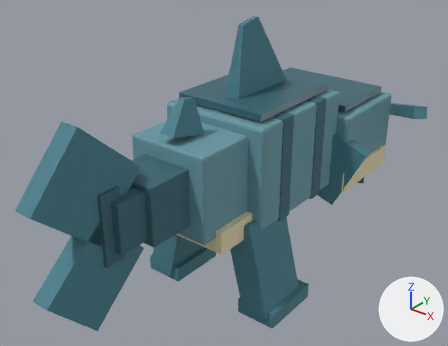
The glTF model public/models/pets/catfish.glb: old version first, new version second.
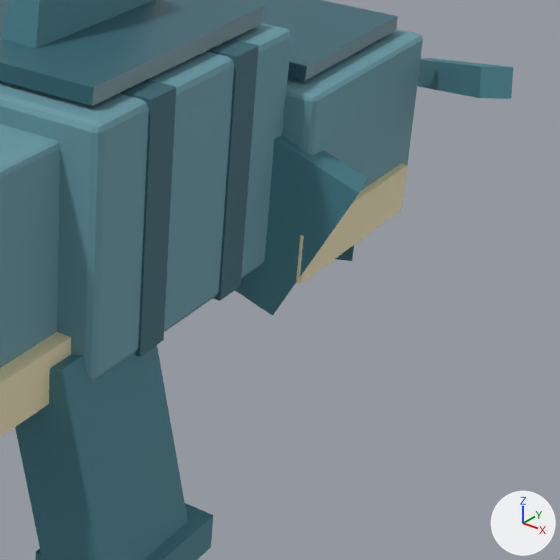
Each version is shown whole from a 50 mm camera at (1.241, -1.777, 1.438) aimed at (-0.038, -0.178, 0.447), then close up on the part from 50% to 100% of the width and 23% to 87% of the height. The axes (+X, +Y, +Z) are drawn at lower right. The lights are the same throughout. The older version's two pictures come first. Where no turn or scale is listed for an object, it has been applied to the vertices. Vertices at exactly the same position are counted once.

The first close-up shows 'body', 'fin.L', 'head'.
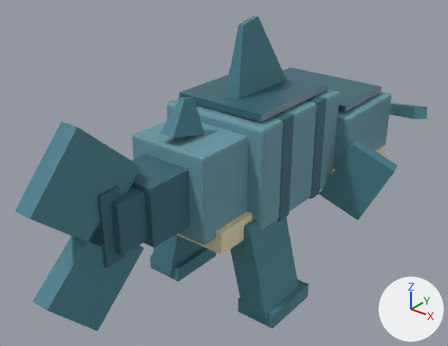
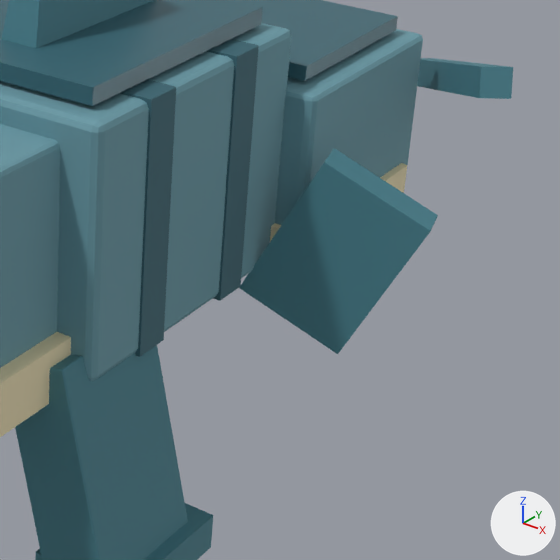
The edits, one by one:
me_fin_l is used by ob_fin_l; location (0.187, 0.187, 0.386).
me_fin_l had 15 vertices, 26 faces and spanned x -0.128..0.151, y -0.058..0.064, z -0.129..0.18.
me_fin_l now has 15 vertices, 26 faces and spans x -0.011..0.268, y -0.061..0.061, z -0.154..0.155.
me_fin_l part 1: the whole mesh is moved by (0.117, -0.003, -0.025).

Boxes (x1, y1, x2, y2) around the edits, measured in the close-ups (560 x 560 px):
'fin.L', moved
    before: (235, 135, 368, 315)
    after: (239, 148, 438, 354)
